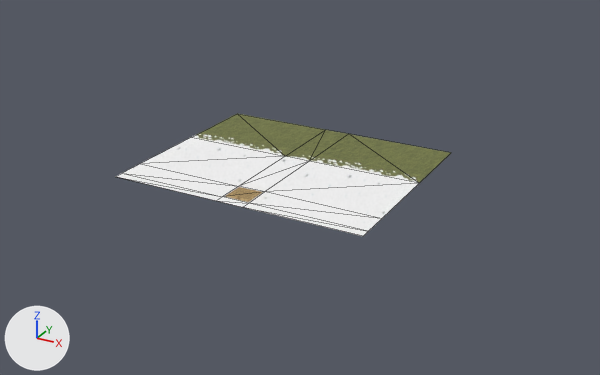
What one commit did to the FBX model Assets/terrain.FBX.
Both versions are drawn from a camera (50 mm lens) standing at (182.0, -280.0, 149.0) and looking at (7.0, 38.0, -10.0). Lighting does not change. The marker at lower left points along +X, +Y and +Z. Mesh edges are drawn as thin lines. Where no turn or scale is listed for an object, it has been applied to the vertices.

In view in the first picture: 'terrain'.
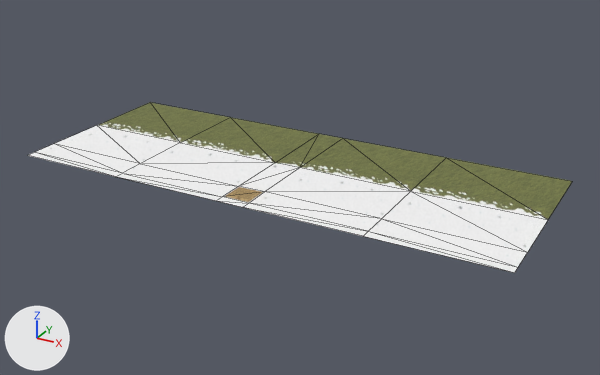
Commit message: Corrections terrain

The change, as a list of edits to the scene's bpy script:
```text
Change me_mesh:
    used by ob_terrain; location = (0.0, 15.0, -0.3)
    remove me_mesh.from_pydata(...)  # 20 vertices, 24 faces; spans x -62.6..62.6, y -26.6..76.8, z 0.0
    add me_mesh.from_pydata(...)  # 30 vertices, 40 faces; spans x -118.0..122.8, y -26.6..69.3, z 0.0
    me_mesh part 1
    1 vertex is removed from x 62.6, y 76.8, z 0.0
    1 face is deleted
    4 vertices in x -62.6..62.6, y 33.2, z 0.0 move by (0.0, -9.7, 0.0)
    3 vertices in x -62.6..6.6, y 76.8, z 0.0 move by (0.0, -7.5, 0.0)
    6 vertices are added at (122.8, -26.6, 0.0), (122.8, 23.5, 0.0), (122.8, -21.8, 0.0), (122.8, -8.5, 0.0), (62.6, 69.3, 0.0), (122.8, 69.3, 0.0)
    5 new vertices lie (-55.4, 0.0, 0.0) away from vertices in x -62.6, y -26.6..76.8, z 0.0
    17 new faces join them
```

Where the change shows, as pixel boxes [x1, y1, x2, y2] in the pictures (600 x 375 px):
'terrain', reshaped (62% wider, 40% taller)
    before: [115, 114, 451, 236]
    after: [28, 102, 572, 273]
part 1 of me_mesh, built on
    before: [141, 114, 451, 219]
    after: [28, 102, 572, 273]
